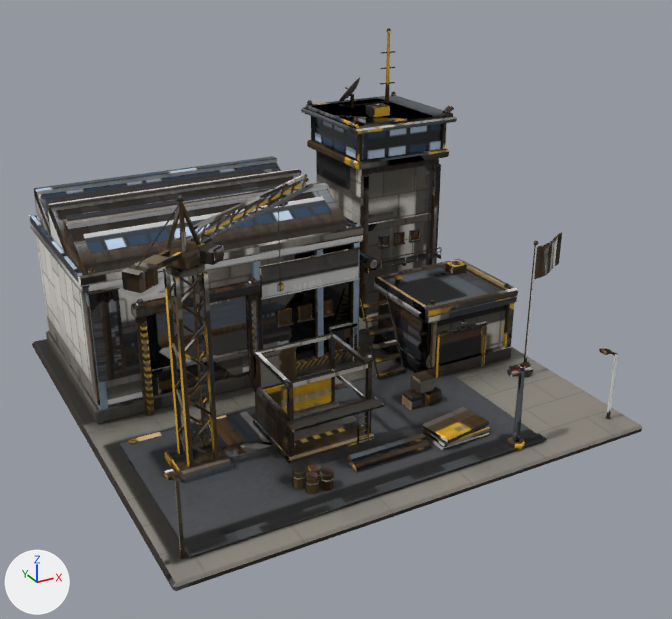
Two versions of the glTF model public/models/fact.allies.glb, one commit apart.
Rendered twice from a 50 mm lens placed at (-2.488, -4.865, 2.95), pointed at (0.069, -0.216, 0.625). Every picture has the same lights, and +X, +Y and +Z are marked at lower left. The older version comes first. Where no turn or scale is listed for an object, it has been applied to the vertices. Vertices at exactly the same position are counted once.

The first picture shows 'crane_mesh', 'root_mesh'.
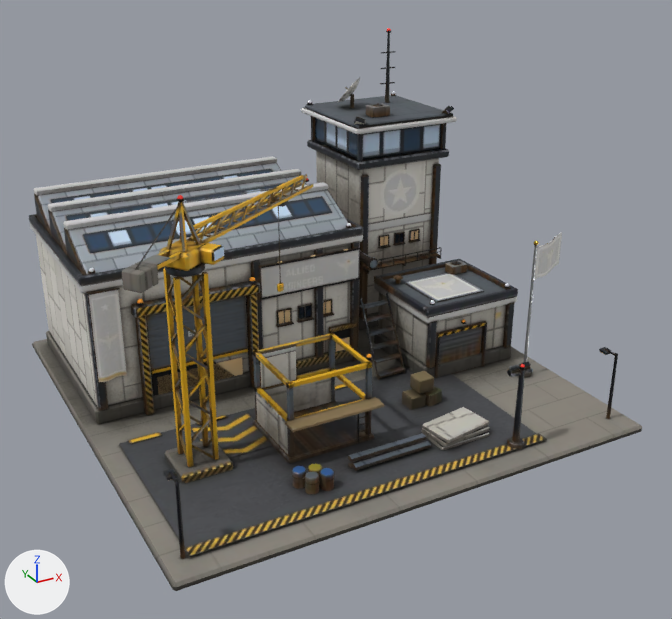
Location of each change, [x1, y1, x2, y2] in pixels of the pictures (672 x 619 px; the box of a moved part takes in the faces that stretch with it):
```json
{"part": 1, "of": "me_root", "change": "moved or reshaped", "before": [393, 231, 553, 304], "after": [393, 231, 553, 304]}
{"part": 2, "of": "me_root", "change": "surface changed", "before": [29, 28, 618, 591], "after": [29, 28, 618, 591]}
{"part": 3, "of": "me_crane", "change": "surface changed", "before": [122, 174, 313, 293], "after": [122, 174, 313, 293]}
```

Scene script edits in JSON lines:
```json
{"block": "me_root", "where": "# used by ob_root_mesh; location = (0.067, 0.0, 1.057)"}
{"op": "remove", "block": "me_root", "code": "me_root.from_pydata(...)  # 4867 vertices, 6913 faces; spans x -1.56..1.56, y -1.49..1.49, z -1.06..1.06"}
{"op": "add", "block": "me_root", "code": "me_root.from_pydata(...)  # 4875 vertices, 6922 faces; spans x -1.56..1.56, y -1.49..1.49, z -1.06..1.06"}
{"block": "me_root", "change": "me_root part 1"}
{"block": "me_root", "change": "93 faces are deleted"}
{"block": "me_root", "change": "2 vertices move within x 0.89, y 0.53, z -0.39"}
{"block": "me_root", "change": "8 vertices are added at x 0.72..1.1, y -0.27..0.11, z -0.51..-0.5"}
{"block": "me_root", "change": "103 new faces join them"}
{"block": "me_root", "change": "me_root part 2: 6612 kept faces spanning x -1.56..1.56, y -1.49..1.49, z -1.06..1.06 get new texture (UV) coordinates"}
{"block": "me_root", "change": "other edits to the shape of me_root do not show in these pictures"}
{"block": "me_crane", "where": "me_crane.from_pydata(...)  # 650 vertices, 925 faces; spans x -0.768..0.714, y -0.504..0.554, z -0.431..0.431"}
{"block": "me_crane", "where": "# used by ob_crane_mesh; location = (-0.633, -0.379, 1.187)"}
{"block": "me_crane", "change": "me_crane part 3: 913 kept faces spanning x -0.768..0.714, y -0.504..0.554, z -0.431..0.431 get new texture (UV) coordinates"}
```
